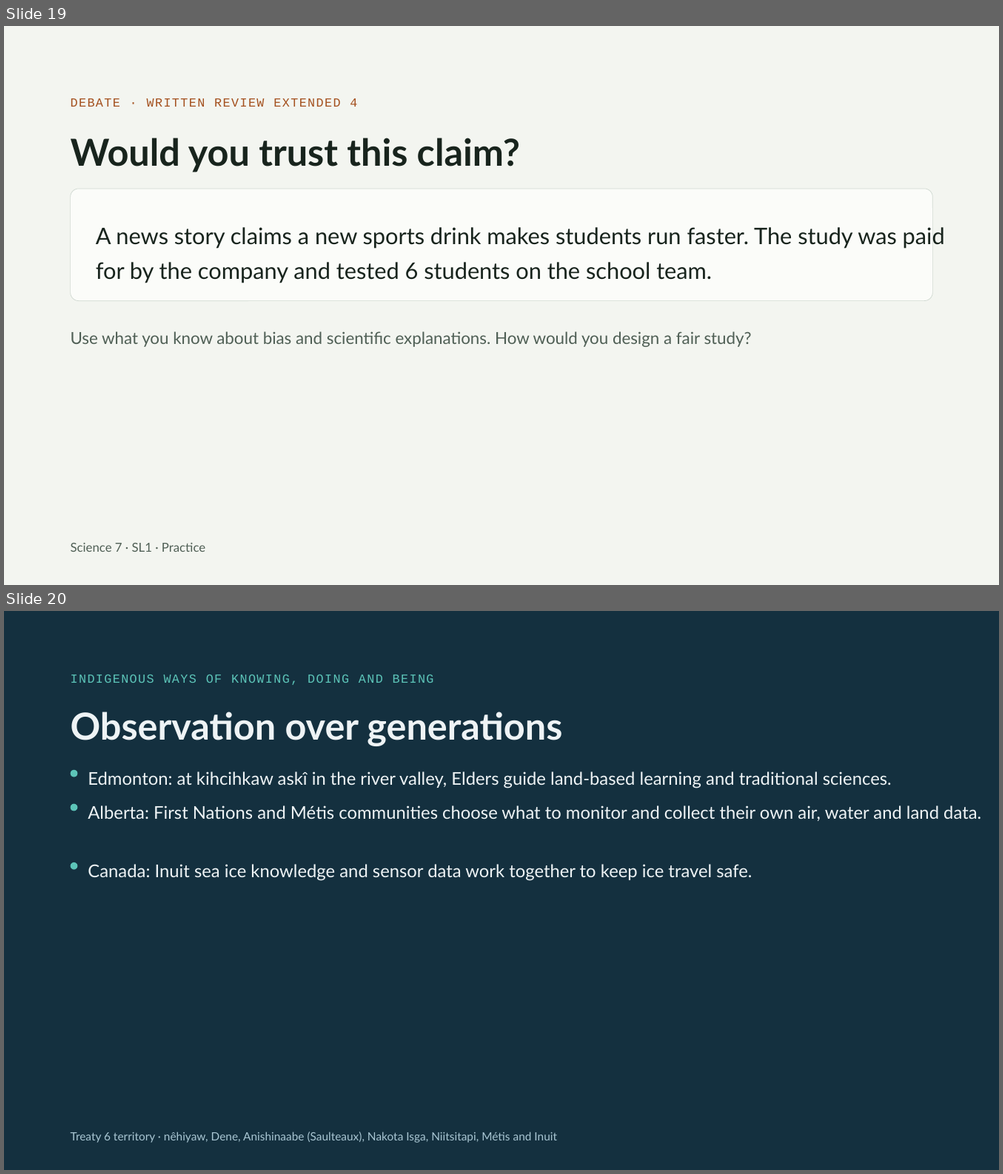
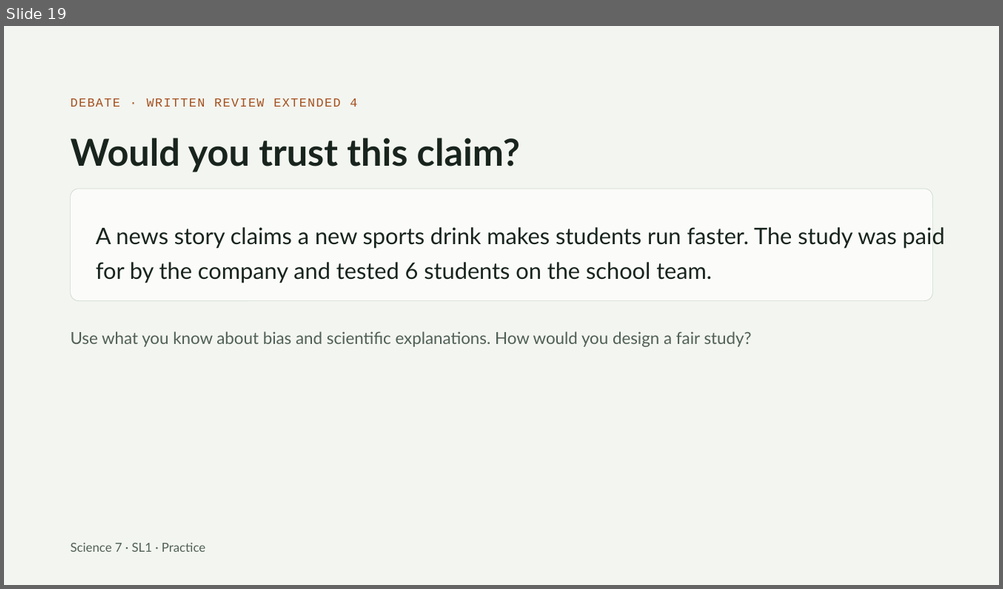
Before and after one commit to cebren/science-labs, a slide deck: science-starter-pack/slides/grade-7/data-detective-slides/data-detective-slides.pptx. Shown one above the other, each under a label of ours: slides 19 and 20 before the commit, slide 19 after it. The pictures are 1003x1174 and 1003x589 pixels, drawn with LibreOffice and Linux fonts; fonts in the diff are those of the drawing. Boxes give left, top, right and bottom in pixels: in the first picture for what was removed or moved away, otherwise in the second. Text is boxed around its words. In the diff, an @@ line names an element or a change of style, - is before the commit and + after.

```diff
--- a/science-starter-pack/slides/grade-7/data-detective-slides/data-detective-slides.pptx
+++ b/science-starter-pack/slides/grade-7/data-detective-slides/data-detective-slides.pptx
@@ slide 20 removed at box(4, 611, 999, 1170), background #14303F @@
@@ text removed at box(71, 675, 434, 685) @@
-INDIGENOUS WAYS OF KNOWING, DOING AND BEING
@@ text removed at box(71, 712, 562, 746) @@
-Observation over generations
@@ rounded rectangle removed at box(71, 770, 78, 777) @@
@@ text removed at box(88, 772, 891, 789) @@
-Edmonton: at kihcihkaw askî in the river valley, Elders guide land-based learning and traditional sciences.
@@ rounded rectangle removed at box(71, 804, 78, 812) @@
@@ text removed at box(88, 806, 981, 821) @@
-Alberta: First Nations and Métis communities choose what to monitor and collect their own air, water and land data.
@@ rounded rectangle removed at box(71, 863, 78, 870) @@
@@ text removed at box(88, 864, 751, 881) @@
-Canada: Inuit sea ice knowledge and sensor data work together to keep ice travel safe.
@@ text removed at box(71, 1132, 557, 1143) @@
-Treaty 6 territory · nêhiyaw, Dene, Anishinaabe (Saulteaux), Nakota Isga, Niitsitapi, Métis and Inuit
```
Also in this commit, not shown: 3 other files.
